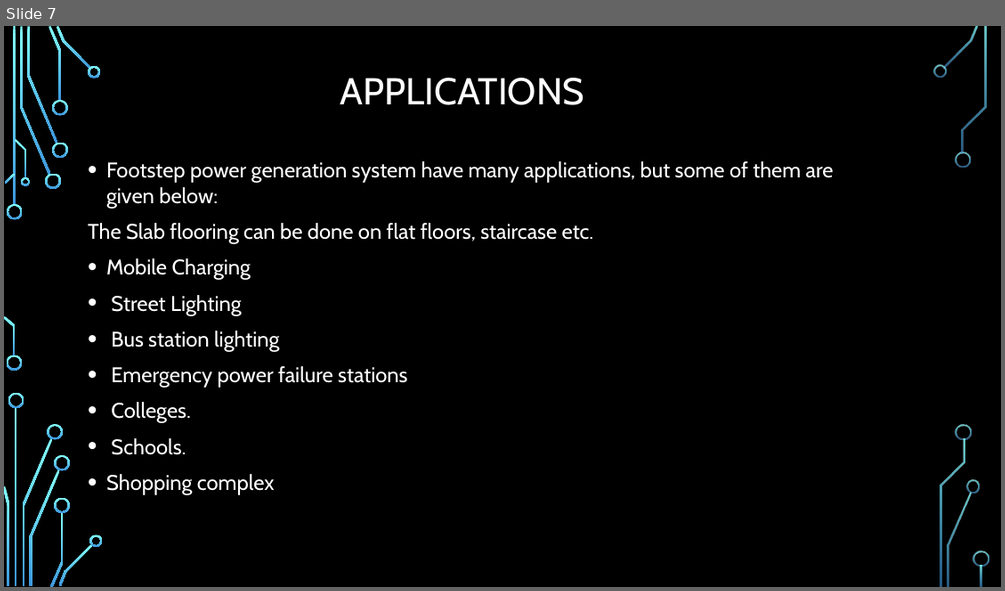
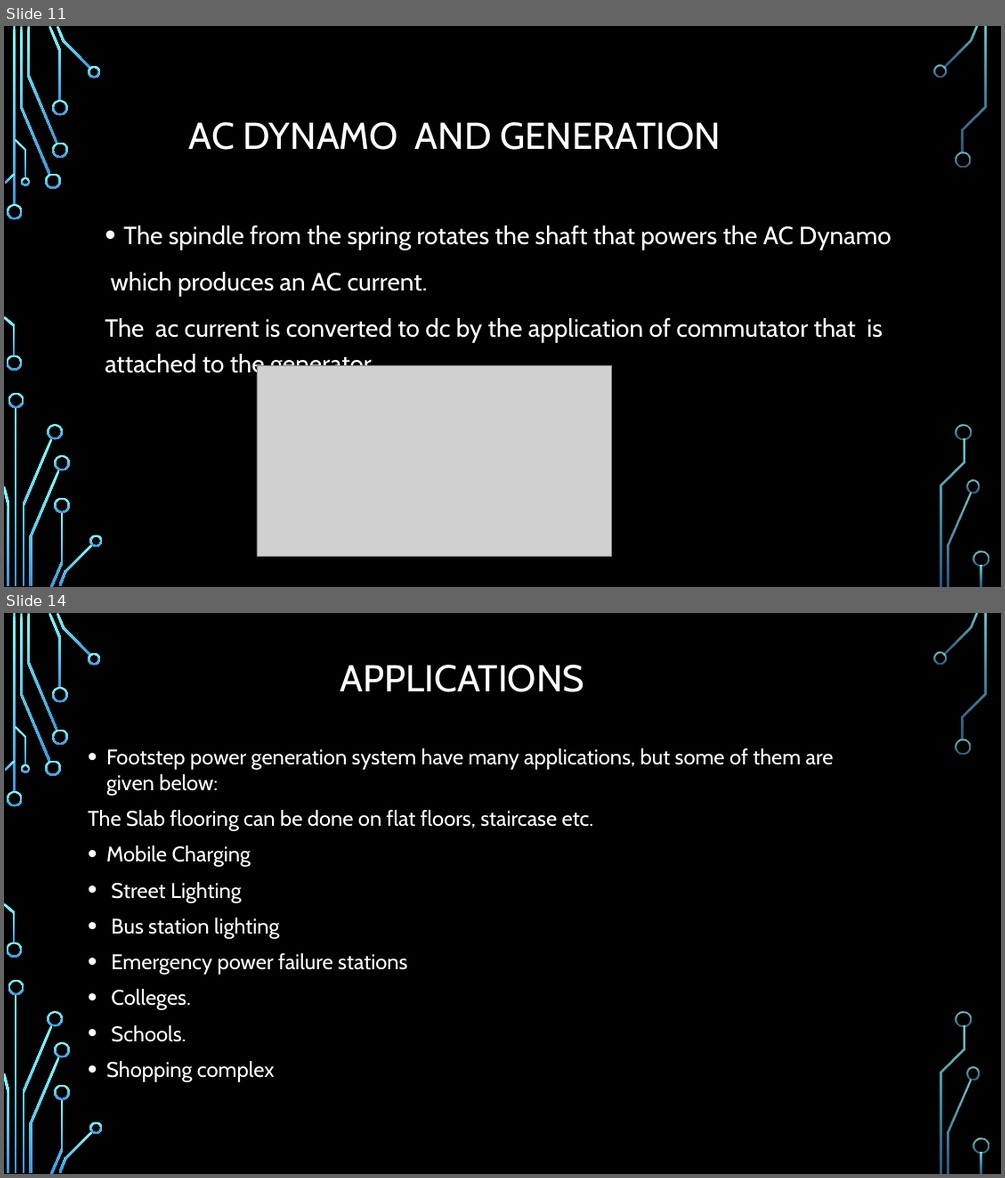
Before and after one commit to Abbashozefa/MINI-PROJECT-SEM1, a slide deck: mini project sem 1.pptx. Shown one above the other, each under a label of ours: slide 7 before the commit, slides 11 and 14 after it; the slides between them are not shown. The pictures are 1005x591 and 1005x1178 pixels, drawn with LibreOffice and Linux fonts; fonts in the diff are those of the drawing; grey boxes stand for pictures; background and template pictures are left out. Boxes give left, top, right and bottom in pixels: in the first picture for what was removed or moved away, otherwise in the second. Text is boxed around its words. In the diff, an @@ line names an element or a change of style, - is before the commit and + after.

```diff
--- a/mini project sem 1.pptx
+++ b/mini project sem 1.pptx
@@ slide 11 added at (4,26,1001,587), background picture (left out); not listed: 36 template elements that a slide beside it also shows @@
@@ title added at (189,122,720,150), 36 pt, text #FFFFFF @@
+AC DYNAMO AND GENERATION
@@ text added at (105,225,891,378), 24 pt, text #FFFFFF @@
+• The spindle from the spring rotates the shaft that powers the AC Dynamo
+which produces an AC current.
+The ac current is converted to dc by the application of commutator that is attached to the generator.
@@ picture added at (257,365,612,556) @@
@@ what was slide 7 is now slide 14 @@
```
Also in this commit, not shown: 3 slides changed, 7 other slides added, 1 slide removed.
